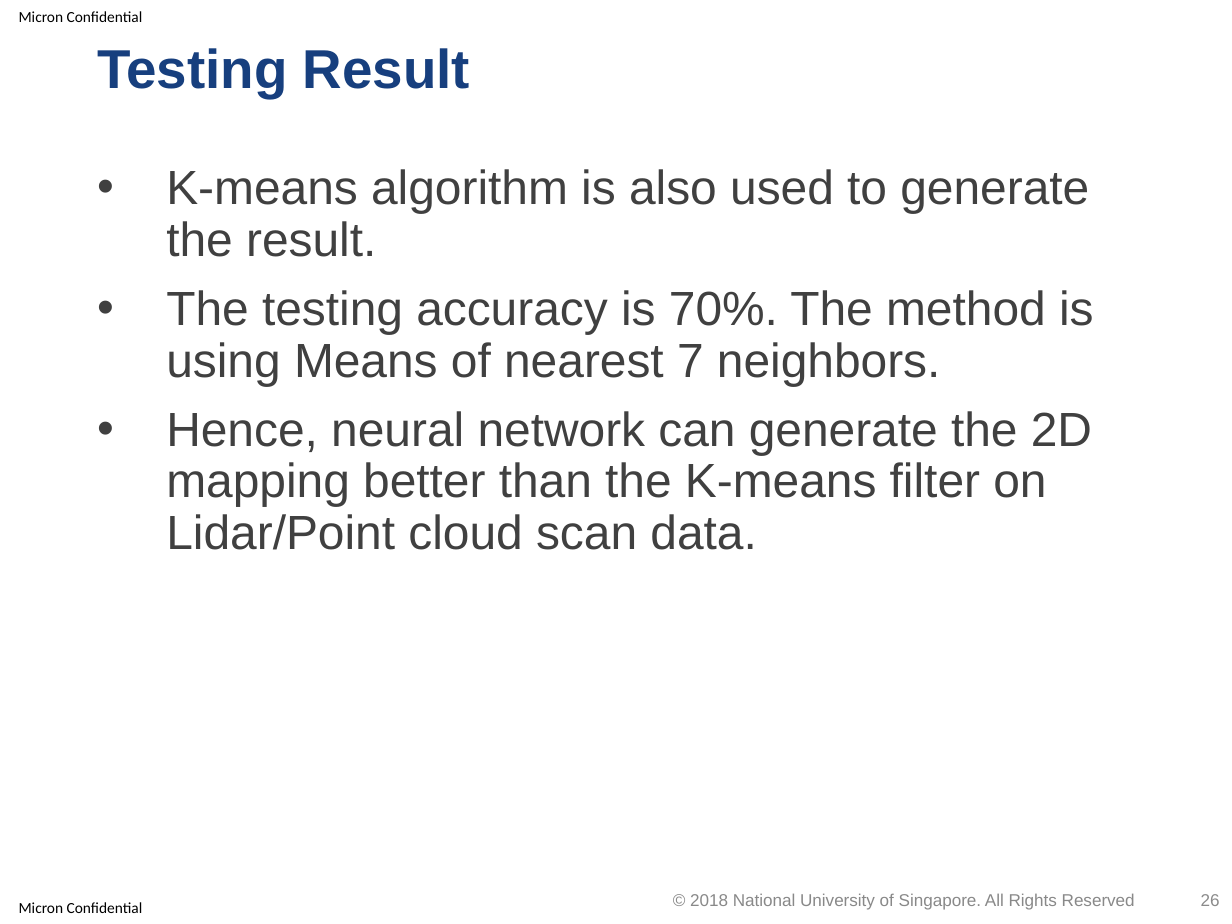
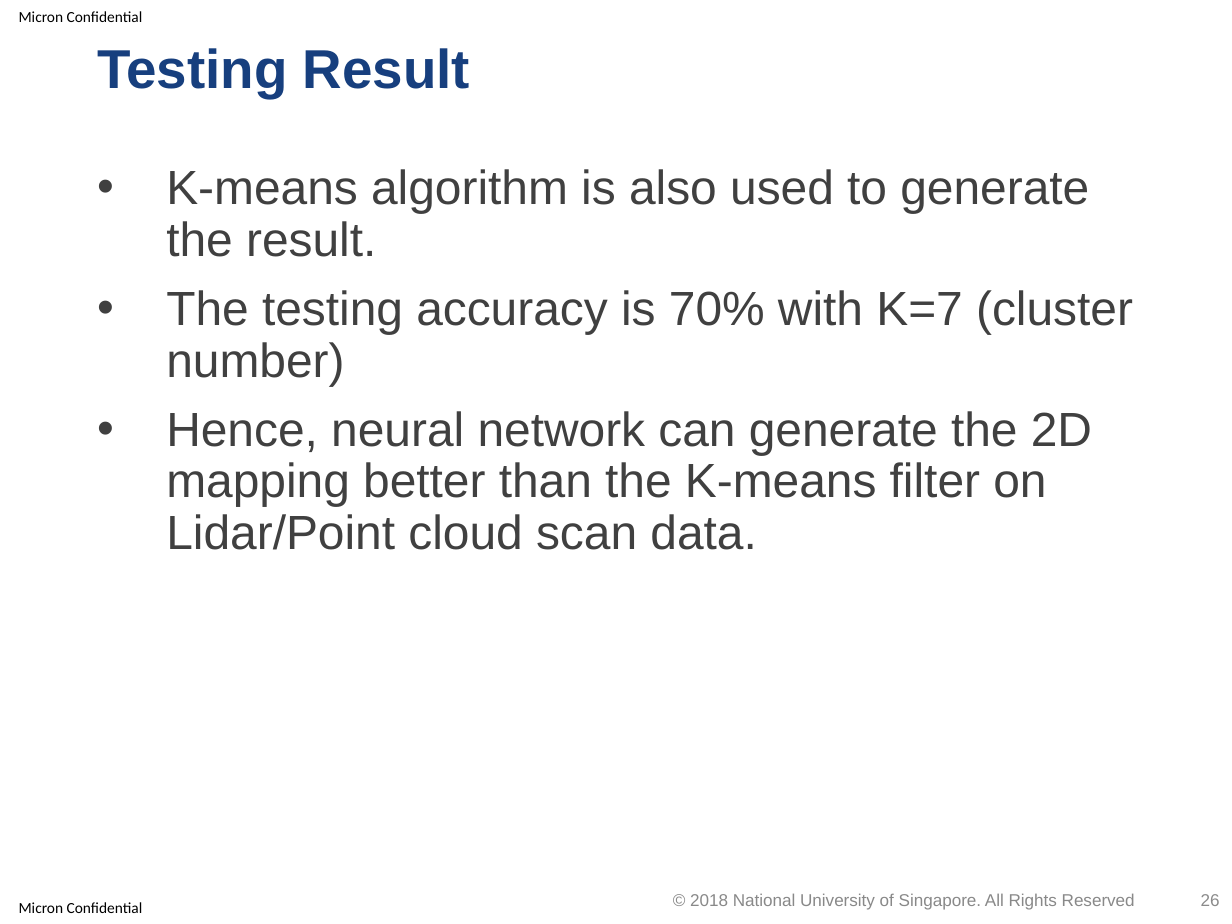
Before and after one commit to optimusium/3dscan, a slide deck: slide 26 of PracticeModule_Presentation.pptx. Drawn at 1232x924 pixels with LibreOffice and Linux fonts; fonts in the diff are those of the drawing; background and template pictures are left out. Boxes give left, top, right and bottom in pixels: in the first picture for what was removed or moved away, otherwise in the second. Text is boxed around its words. In the diff, an @@ line names an element or a change of style, - is before the commit and + after.

```diff
--- a/PracticeModule_Presentation.pptx
+++ b/PracticeModule_Presentation.pptx
@@ text at (166, 290, 1133, 386): text changed @@
-• The testing accuracy is 70%. The method is using Means of nearest 7 neighbors.
+• The testing accuracy is 70% with K=7 (cluster number)
```
Also in this commit, not shown: 2 other slides changed.
